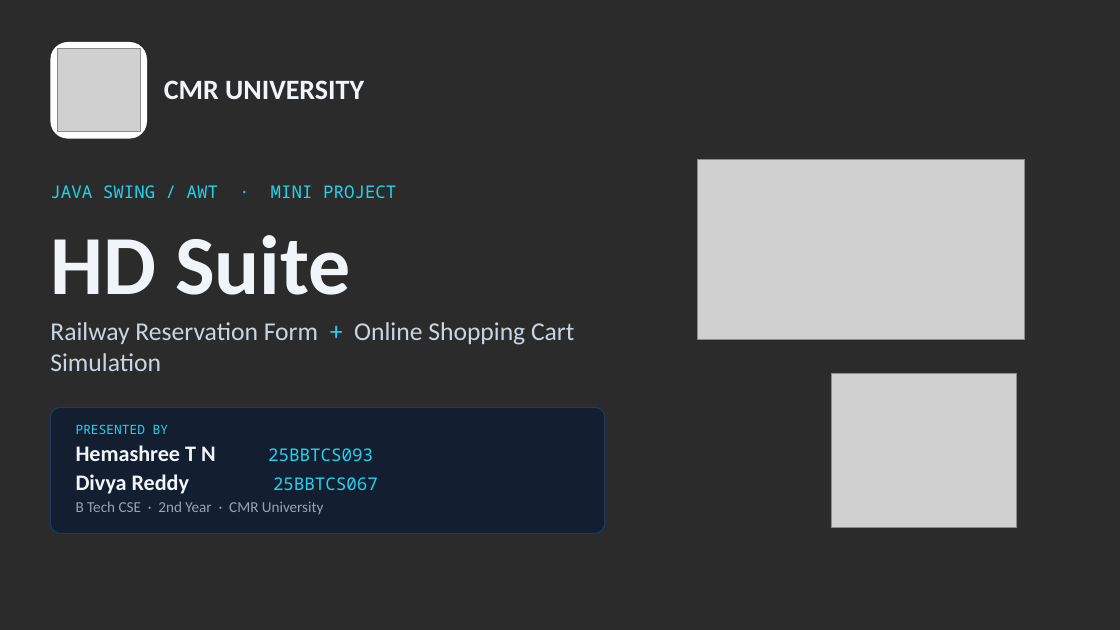
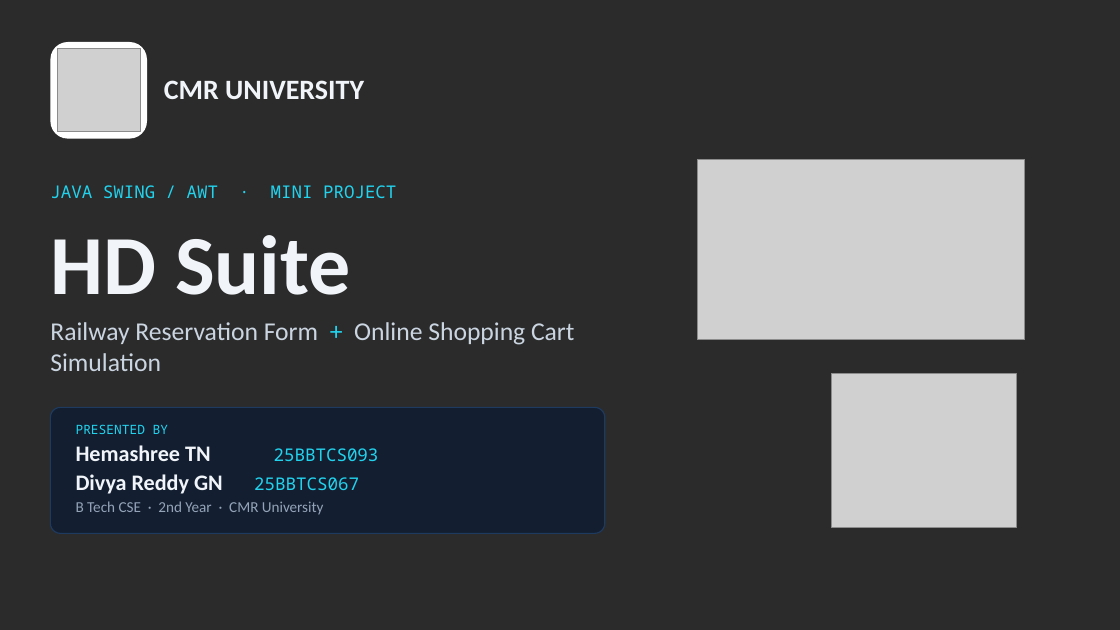
Before and after one commit to charaan1207-glitch/hd-suite, a slide deck: slide 1 of download/HD-Suite-Presentation.pptx. Drawn at 1120x630 pixels with LibreOffice and Linux fonts; fonts in the diff are those of the drawing; grey boxes stand for pictures; background and template pictures are left out; a plain dark background stands for a picture behind light text. Boxes give left, top, right and bottom in pixels: in the first picture for what was removed or moved away, otherwise in the second. Text is boxed around its words. In the diff, an @@ line names an element or a change of style, - is before the commit and + after.

```diff
--- a/download/HD-Suite-Presentation.pptx
+++ b/download/HD-Suite-Presentation.pptx
@@ text at bbox=[76, 445, 359, 494]: text changed @@
-Hemashree T N 25BBTCS093
-Divya Reddy 25BBTCS067
+Hemashree TN 25BBTCS093
+Divya Reddy GN 25BBTCS067
```
Also in this commit, not shown: 1 other slide changed, 5 other files.
